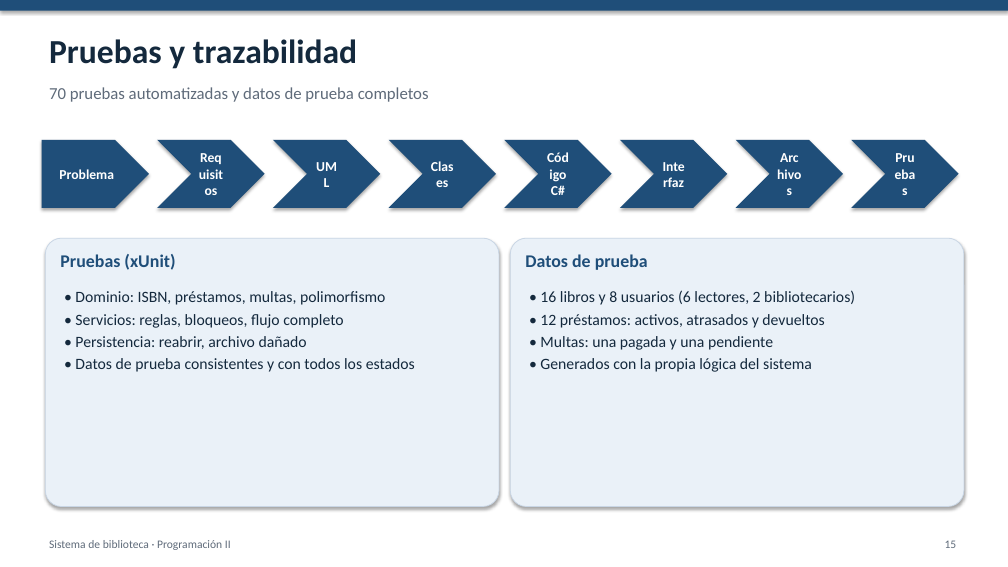
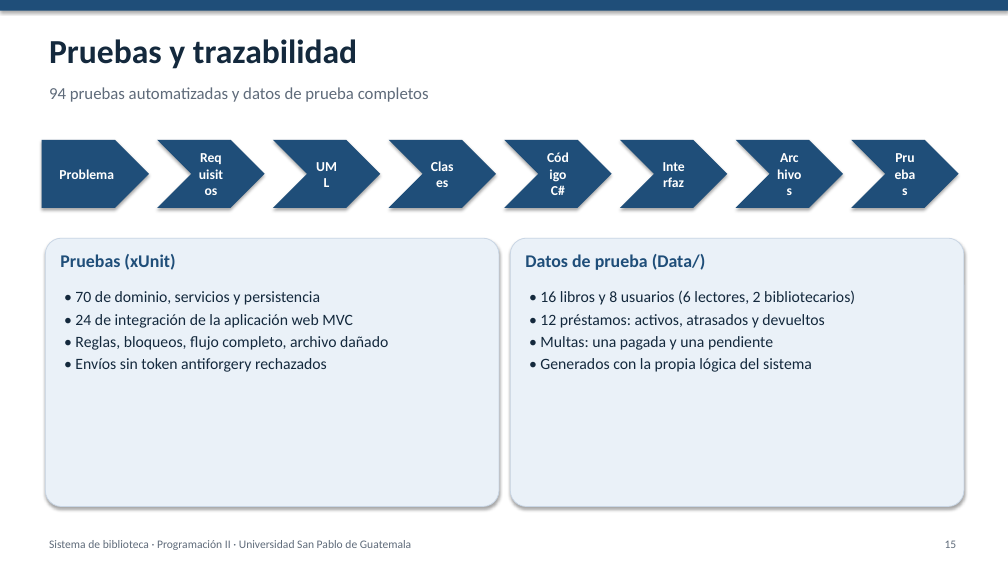
Before and after one commit to USPG-Angels-Workspace/sistema-biblioteca, a slide deck: slide 15 of docs/Presentacion.pptx. Drawn at 1008x567 pixels with LibreOffice and Linux fonts; fonts in the diff are those of the drawing. Boxes give left, top, right and bottom in pixels: in the first picture for what was removed or moved away, otherwise in the second. Text is boxed around its words. In the diff, an @@ line names an element or a change of style, - is before the commit and + after.

Commit message:
docs: actualiza la presentación con la arquitectura MVC, las capturas web y los datos del equipo

```diff
--- a/docs/Presentacion.pptx
+++ b/docs/Presentacion.pptx
@@ text at (49, 87, 429, 102): text changed @@
-70 pruebas automatizadas y datos de prueba completos
+94 pruebas automatizadas y datos de prueba completos
@@ text at (525, 254, 706, 270): text changed @@
-Datos de prueba
+Datos de prueba (Data/)
@@ text at (75, 291, 388, 372): text changed @@
-• Dominio: ISBN, préstamos, multas, polimorfismo
-• Servicios: reglas, bloqueos, flujo completo
-• Persistencia: reabrir, archivo dañado
-• Datos de prueba consistentes y con todos los estados
+• 70 de dominio, servicios y persistencia
+• 24 de integración de la aplicación web MVC
+• Reglas, bloqueos, flujo completo, archivo dañado
+• Envíos sin token antiforgery rechazados
@@ text at (49, 540, 411, 550): text changed @@
-Sistema de biblioteca · Programación II
+Sistema de biblioteca · Programación II · Universidad San Pablo de Guatemala
```
Also in this commit, not shown: 15 other slides changed, 2 slides added, 2 slides removed.
